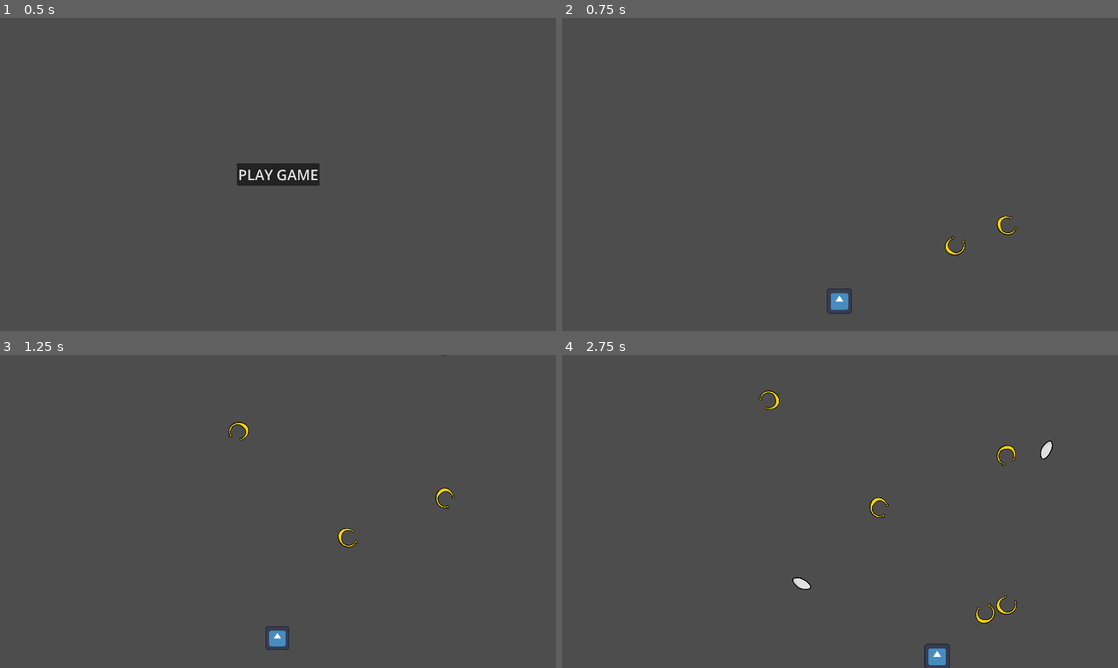
Above: before the commit, frames 1-4 (two rows, left to right).
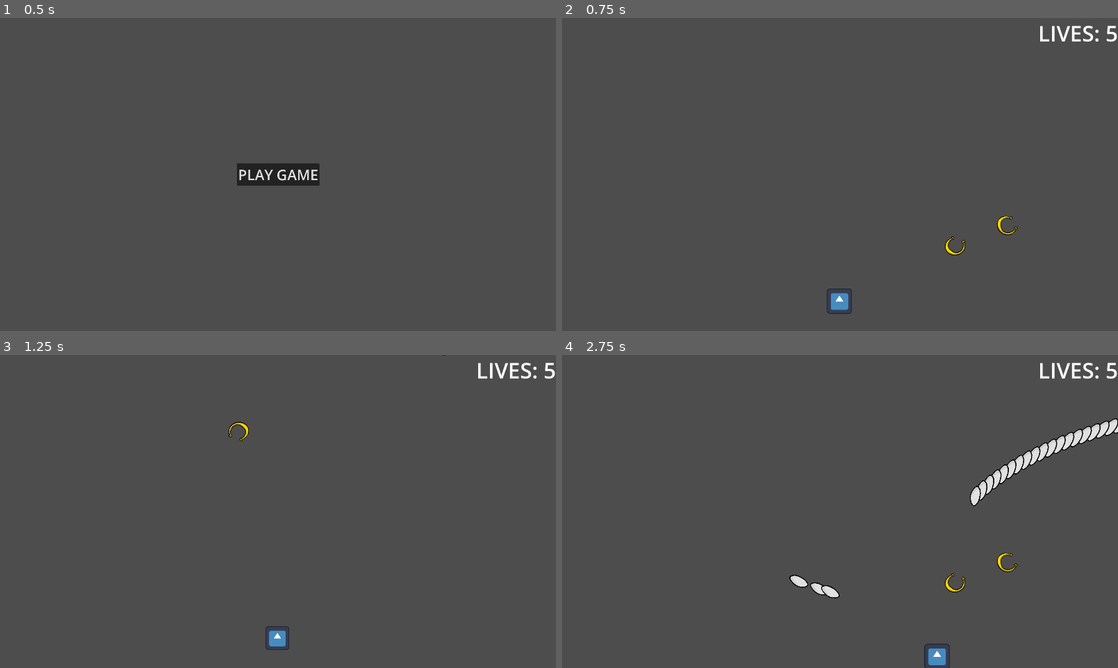
Above: after the commit, the same moments.

Repository: kaito002/bullet-hell-5
Game: Godot game, scene res://scenes/ui/main_menu.tscn
The game is run twice, just before and just after one commit, with the same random seed, the same clock (stepped at 60 frames per second) and the same inputs. The engine's default icon, where the game draws it, is replaced by a stand-in: a white triangle on a blue panel in a dark square.
Inputs (mouse positions are in pixels of both pictures, inside the frame that each line leads up to):
- Up to frame 1 (0.5 s): no input
- Up to frame 2 (0.75 s): click "PLAY GAME" at 0.5 s
- Up to frame 3 (1.25 s): no input
- Up to frame 4 (2.75 s): move the mouse to (962, 495) at 1.27 s; press the mouse at (962, 495) at 1.28 s; hold D (right) 1.28-2.03 s; move the mouse to (728, 527) at 2.02 s; release the mouse at (728, 527) at 2.03 s; hold S (down) from 2.03 s (still down); click (728, 527) at 2.1 s

Frame 1 is identical in both runs. In frame 2, 0.3% of the frame differs, in the area x 86-100%, y 2-8%; in frame 3, 0.4%; in frame 4, 2.3%, in the area x 35-100%, y 2-86%.

Commit message:
added lives in an autoload script

Diff:
--- a/project.godot
+++ b/project.godot
@@ -14,6 +14,10 @@
 run/main_scene="res://scenes/ui/main_menu.tscn"
 config/features=PackedStringArray("4.2", "GL Compatibility")
 config/icon="res://assets/icon.svg"
+
+[autoload]
+
+Globals="*res://scripts/globals.gd"
 
 [display]
 
--- /dev/null
+++ b/scenes/levels/lives_label.gd
@@ -0,0 +1,7 @@
+extends Label
+
+func _ready():
+	Globals.connect("globals_update", set_lives_amount)
+
+func set_lives_amount():
+	text = str("LIVES: ", Globals.lives)
--- a/scenes/levels/main.tscn
+++ b/scenes/levels/main.tscn
@@ -9,6 +9,7 @@
 [ext_resource type="PackedScene" uid="uid://dxio33pyvaxh" path="res://scenes/enemies/taurus/taurus_bullet.tscn" id="7_sac4d"]
 [ext_resource type="Script" path="res://scenes/ui.gd" id="7_wjp1r"]
 [ext_resource type="Script" path="res://scenes/ui/main_menu_button.gd" id="8_w4o0v"]
+[ext_resource type="Script" path="res://scenes/levels/lives_label.gd" id="10_ri3ta"]
 
 [sub_resource type="WorldBoundaryShape2D" id="WorldBoundaryShape2D_u4h1g"]
 distance = -4.0
@@ -25,6 +26,7 @@
 
 [node name="weapon" parent="player" instance=ExtResource("3_wy0nk")]
 bullet_scene = ExtResource("4_13t6y")
+fire_rate = 30.0
 
 [node name="dead_zone" type="Area2D" parent="."]
 collision_layer = 32768
@@ -90,10 +92,12 @@
 
 [node name="weapon" parent="spawner" instance=ExtResource("3_wy0nk")]
 bullet_scene = ExtResource("7_sac4d")
+fire_rate = 1.0
 
 [node name="weapon2" parent="spawner" instance=ExtResource("3_wy0nk")]
 bullet_scene = ExtResource("7_sac4d")
 direction = Vector2(-1, -1)
+fire_rate = 1.0
 
 [node name="ui" type="CanvasLayer" parent="."]
 process_mode = 3
@@ -133,5 +137,16 @@
 text = "RETURN TO MAIN MENU"
 script = ExtResource("8_w4o0v")
 
+[node name="lives_label" type="Label" parent="ui"]
+anchors_preset = 1
+anchor_left = 1.0
+anchor_right = 1.0
+offset_left = -40.0
+offset_bottom = 23.0
+grow_horizontal = 0
+theme_override_font_sizes/font_size = 75
+text = "LIVES: 5"
+script = ExtResource("10_ri3ta")
+
 [connection signal="area_entered" from="dead_zone" to="dead_zone" method="_on_area_entered"]
 [connection signal="pressed" from="ui/pause_menu/main_menu_button" to="ui/pause_menu/main_menu_button" method="_on_pressed"]
--- a/scenes/player/player_movement.gd
+++ b/scenes/player/player_movement.gd
@@ -2,7 +2,6 @@
 extends CharacterBody2D
 
 @onready var weapon: Weapon = $weapon
-
 @export var speed: float = 300.0
 
 var direction: Vector2 = Vector2.ZERO
@@ -17,7 +16,9 @@
 	weapon.fire(mouse_direction)
 
 func hit():
-	call_deferred("game_over")
+	Globals.lives -= 1
+	if Globals.lives <= 0:
+		call_deferred("game_over")
 
 func game_over():
 	get_tree().reload_current_scene()
--- a/scenes/weapons/weapon.gd
+++ b/scenes/weapons/weapon.gd
@@ -15,11 +15,14 @@
 	if is_on_cooldown(): return
 	debounce.start()
 
+	build_bullet(target_direction)
+
+func is_on_cooldown():
+	return !debounce.is_stopped()
+
+func build_bullet(target_direction):
 	var bullet: Bullet = bullet_scene.instantiate()
 	bullet.direction = target_direction
 	bullet.rotation = target_direction.angle()
 	bullet.rotation_degrees += 90
 	add_child.call_deferred(bullet, true)
-
-func is_on_cooldown():
-	return !debounce.is_stopped()
--- /dev/null
+++ b/scripts/globals.gd
@@ -0,0 +1,8 @@
+extends Node
+
+signal globals_update
+
+var lives: int = 5:
+	set(value):
+		lives = value
+		globals_update.emit()
Not shown: 1 places in scenes/levels/main.tscn that only renumber resources
